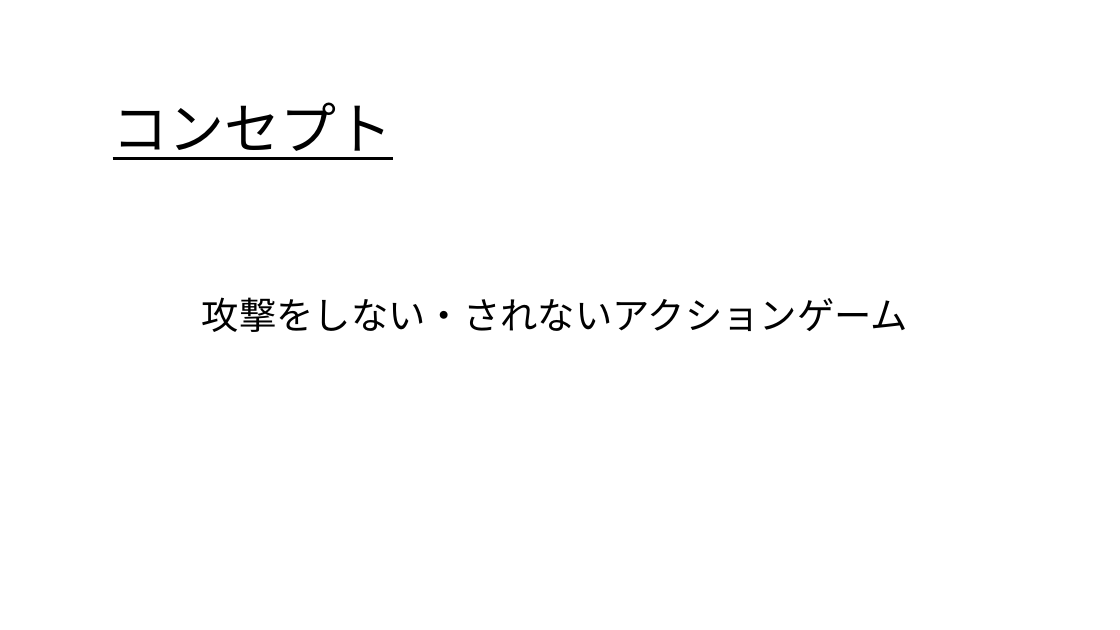
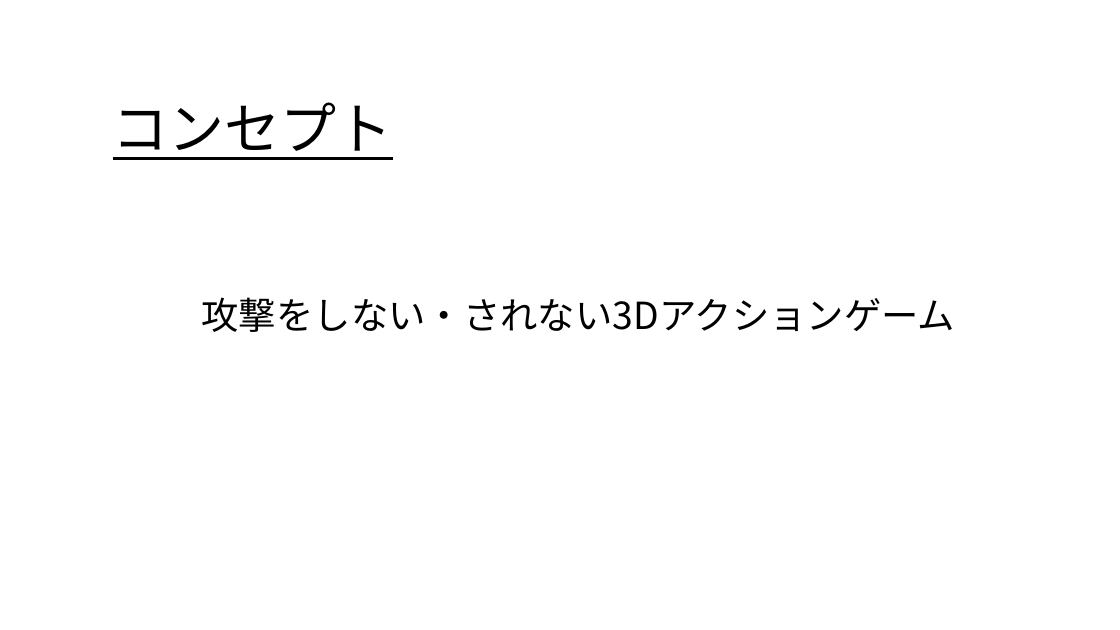
Before and after one commit to soushi1116/Employment, a slide deck: slide 2 of 企画書.pptx. Drawn at 1120x630 pixels with LibreOffice and Linux fonts; fonts in the diff are those of the drawing. Boxes give left, top, right and bottom in pixels: in the first picture for what was removed or moved away, otherwise in the second. Text is boxed around its words. In the diff, an @@ line names an element or a change of style, - is before the commit and + after.

Commit message:
企画書編集

```diff
--- a/企画書.pptx
+++ b/企画書.pptx
@@ text at bbox=[202, 297, 955, 332]: text changed @@
-攻撃をしない・されないアクションゲーム
+攻撃をしない・されない3Dアクションゲーム
```
